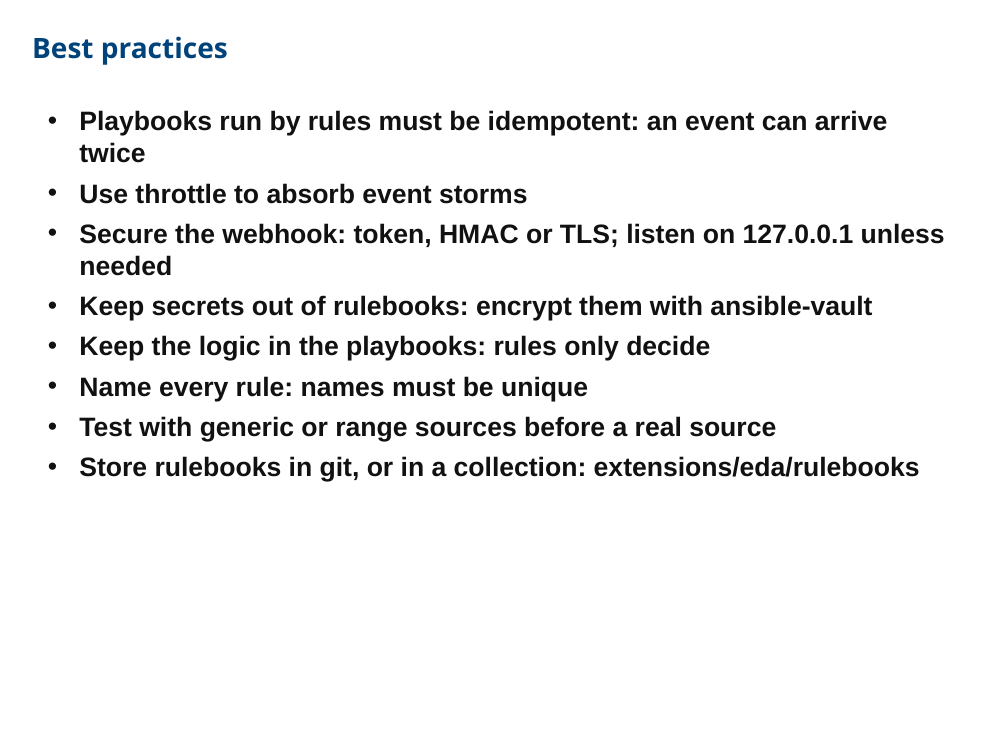
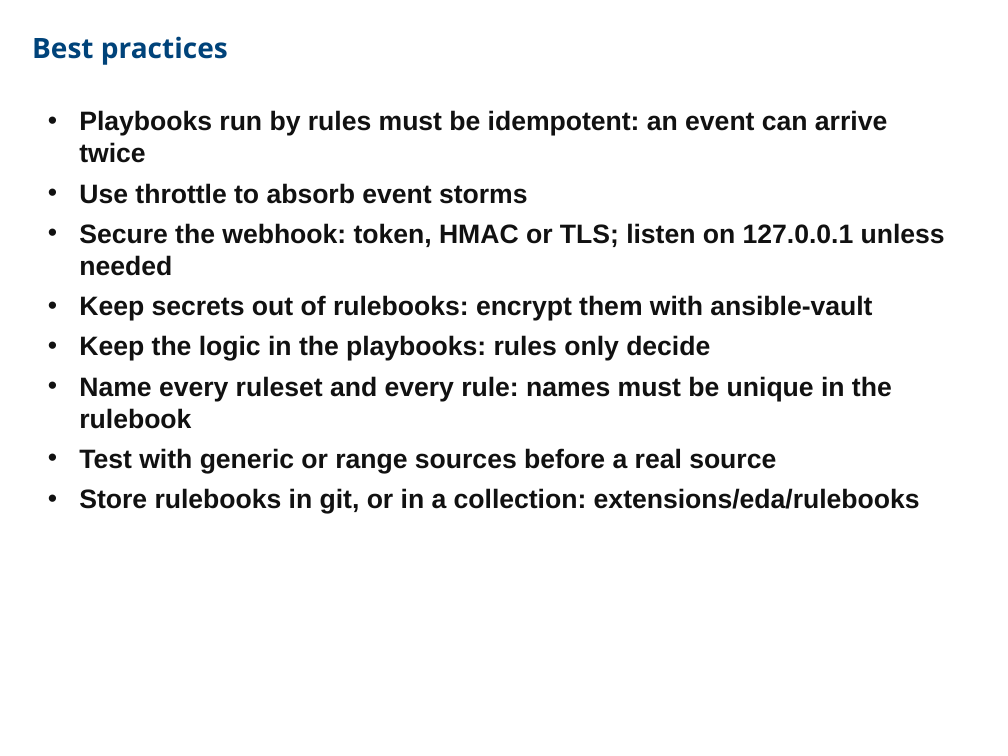
Before and after one commit to CCoupel/ansible-training, a slide deck: slide 219 of Ansible Training.pptx. Drawn at 1008x756 pixels with LibreOffice and Linux fonts; fonts in the diff are those of the drawing. Boxes give left, top, right and bottom in pixels: in the first picture for what was removed or moved away, otherwise in the second. Text is boxed around its words. In the diff, an @@ line names an element or a change of style, - is before the commit and + after.

```diff
--- a/Ansible Training.pptx
+++ b/Ansible Training.pptx
@@ text at <box>79,376,892,429</box>: text changed @@
-• Name every rule: names must be unique
+• Name every ruleset and every rule: names must be unique in the rulebook
```
Also in this commit, not shown: 2 other slides changed.
